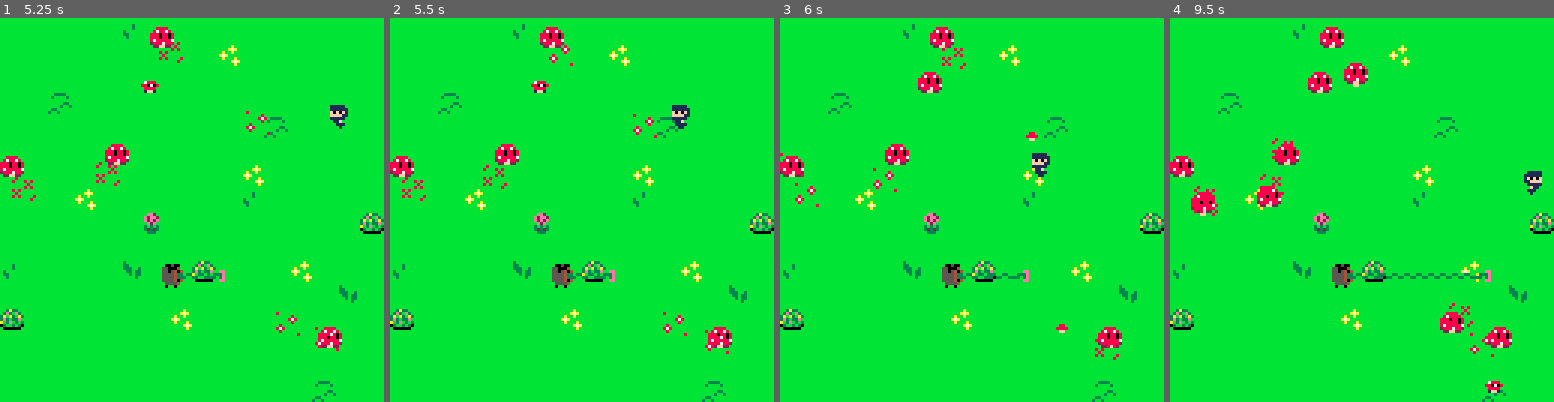
Above: before the commit, frames 1-4 (left to right).
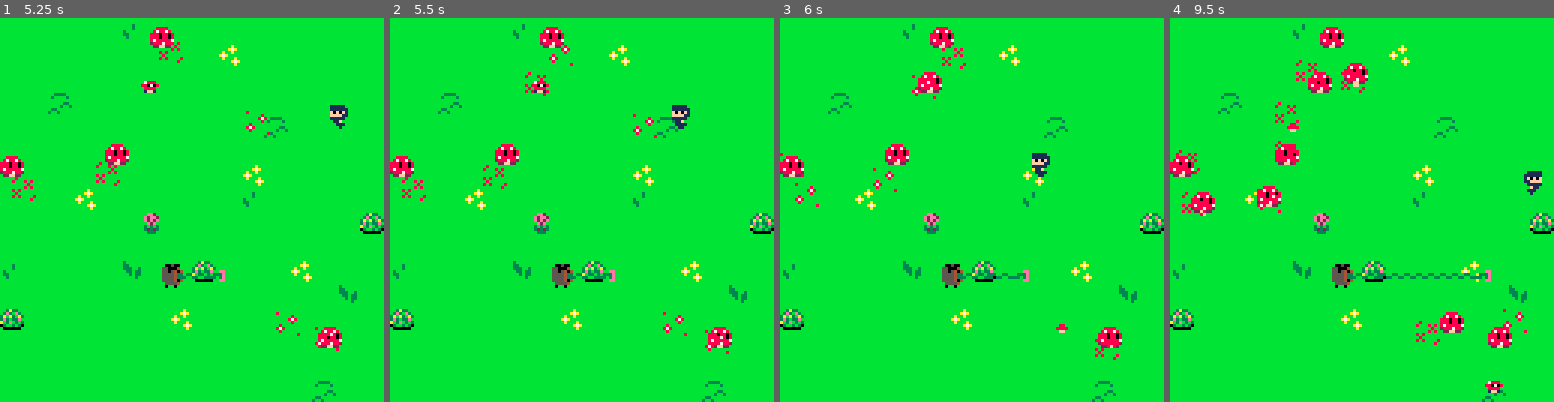
Above: after the commit, the same moments.

Repository: SnoozeTime/Spring2D_2025
Game: PICO-8 cartridge spring.p8
Same seed, same stepped clock (60 frames per second), same inputs: the game is played once before the commit and once after it.
Inputs:
- Up to frame 1 (5.25 s): tap X (X key) at 0.33, 1.07, 1.85, 2.97, 4.08, 5.2 s; tap O (Z key) at 0.7, 1.7, 2.1, 2.5, 2.9, 3.3, 3.7, 4.1, 4.5, 4.9 s; hold Right 1.6-2.1 s; hold Up 2.15-2.42 s; hold Right 2.47-3.03 s; hold Left 3.08-3.58 s; hold Down 3.63-3.97 s; hold Right 4.02-4.68 s; hold Up 4.73-5.03 s; hold Left from 5.08 s (still down)
- Up to frame 2 (5.5 s): keep holding Left; tap O (Z key) at 5.3 s
- Up to frame 3 (6 s): release Left at 5.68 s; tap O (Z key) at 5.7 s; hold Down from 5.73 s (still down)
- Up to frame 4 (9.5 s): release Down at 6.03 s; hold Right 6.08-6.58 s; tap O (Z key) every 0.4 s from 6.1 to 9.3 s; tap X (X key) at 6.32, 7.43, 8.55 s; hold Right 6.63-7.13 s; hold Up 7.18-7.45 s; hold Right 7.5-8.07 s; hold Left 8.12-8.62 s; hold Down 8.67-9 s; hold Right from 9.05 s (still down)

Frame 1 is identical in both runs. In frame 2, less than 0.1% of the frame differs, in the area x 35-42%, y 14-21%; in frame 3, 0.1%; in frame 4, 1.0%, in the area x 1-93%, y 10-89%.

Commit message:
Allow baby shroom shanking

Diff:
--- a/shroom.lua
+++ b/shroom.lua
@@ -56,12 +56,17 @@
   if self.alive then
     self.alive = false
     sfx(0)
+    local d = self.anim.frames[self.anim.frame]
+    if self.growing then
+      d = self.growing.frames[self.growing.frame]
+    end
+    self.growing = nil  -- old enough to die :P
     self.anim = anim:new{
       t = 0,
       trans_color = 6,
       frame = 1,
       frame_length = 0,
-      frames = {5,0,5,0,5,0,5,0,5,0,5,0,5,0,5,0,5,0,5,0,5,0,5,0,5,0,5,0,5,0,5,0},
+      frames = {d,0,d,0,d,0,d,0,d,0,d,0,d,0,d,0,d,0,d,0,d,0,d,0,d,0,d,0,d,0,d,0},
       w = 1,
       h = 1,
       loop = false,
@@ -74,7 +79,6 @@
 function shroom:update(roses)
   if self.growing and not self.growing:done() then
     self.growing:update()
-    return nil
   else
     self.anim:update()
   end
